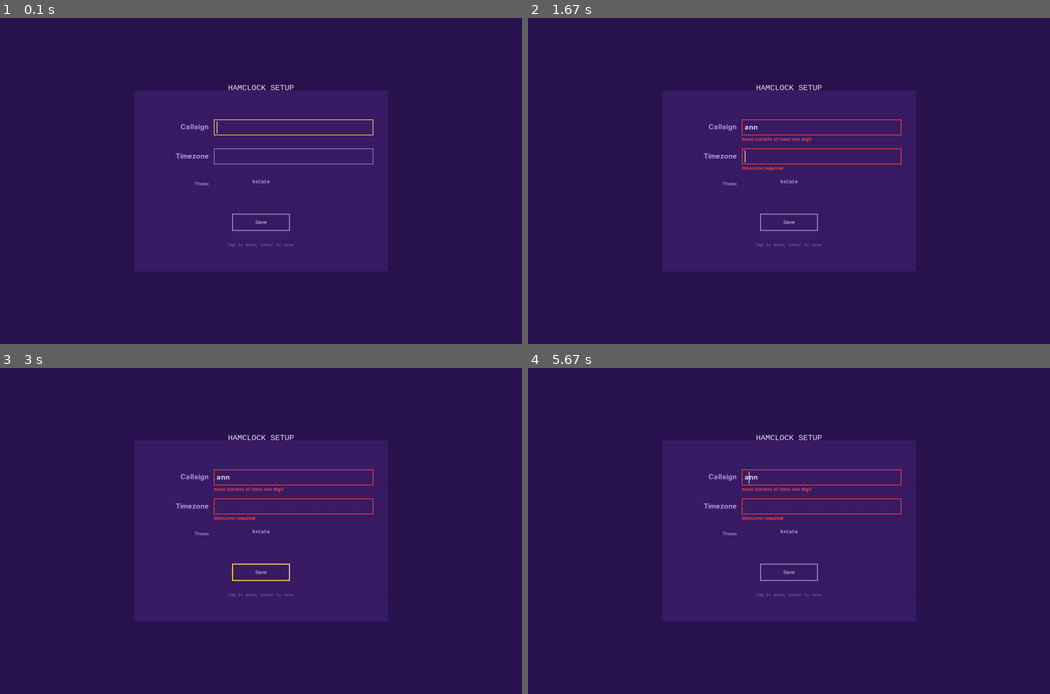
Above: before the commit, frames 1-4 (two rows, left to right).
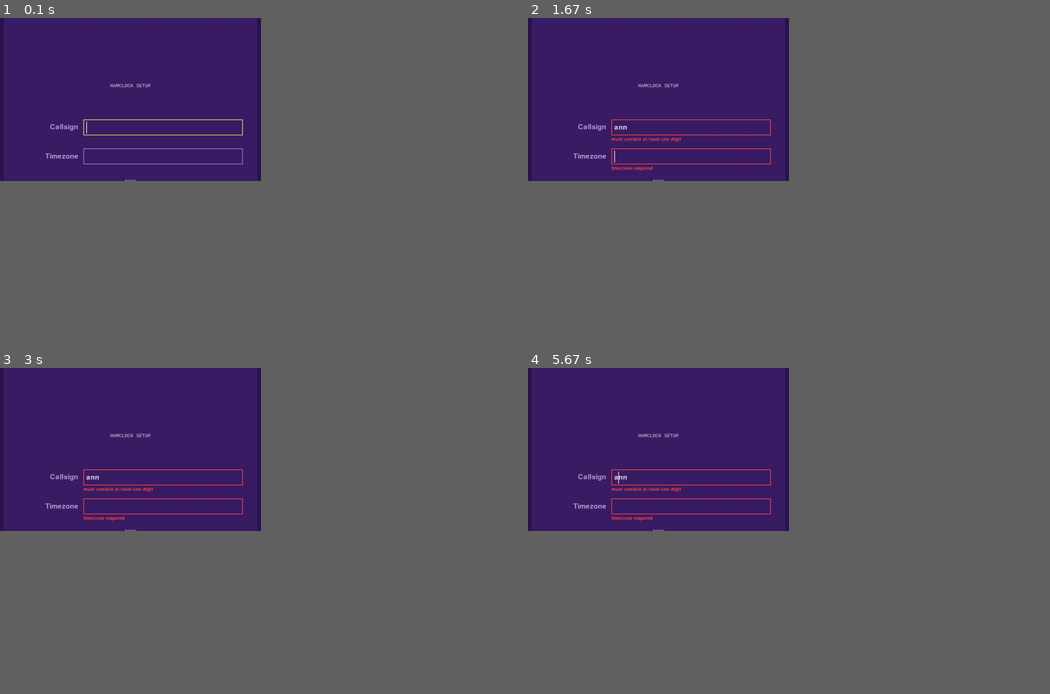
Above: after the commit, the same moments.

Repository: Atvriders/hamclock-pi1
Game: pygame game, started from hamclock_pygame.py
Same seed, same stepped clock (60 frames per second), same inputs: the game is played once before the commit and once after it.
Inputs:
- Up to frame 1 (0.1 s): no input
- Up to frame 2 (1.67 s): type "ann" at 0.33 s; tap Enter at 0.67 s; hold Up 0.88-1.35 s; hold Down from 1.43 s (still down)
- Up to frame 3 (3 s): release Down at 1.73 s; hold Up 1.77-2.13 s; tap Enter at 2.17 s; hold Down 2.5-2.87 s; hold Up from 2.9 s (still down)
- Up to frame 4 (5.67 s): release Up at 3.2 s; hold Down 3.23-3.53 s; hold Left 3.57-3.97 s; hold Up 4-4.37 s; hold Down 5.07-5.43 s; hold Left from 5.47 s (still down)
In our replay, the window is 900x562 before the commit and 450x281 after it. These sizes can differ from the game's own. Grey fills any space a smaller window leaves; there, only what the larger window draws over its background counts as a difference.

The runs differ from the first frame. In frame 1, 1.6% of the frame differs, in the area x 8-72%, y 20-71%; in frame 2, 2.0%; in frame 3, 2.0%; in frame 4, 2.0%.

Commit message:
perf(2a): render at 720x450; HVS upscales to 1440x900; halve fonts; MUF rasterize 360

Diff:
--- a/hamclock_pygame.py
+++ b/hamclock_pygame.py
@@ -596,8 +596,8 @@
 
 HF_BANDS = ['160m', '80m', '60m', '40m', '30m', '20m', '17m', '15m', '12m', '10m']
 
-SCREEN_W = 1440
-SCREEN_H = 900
+SCREEN_W = 720    # Tier 2a: native render at 720x450; BCM2835 HVS upscales to 1440x900 in firmware
+SCREEN_H = 450
 
 # ---- Phase 1b: layout / counts / string / solar caches ----
 # Item 5: panel rect grid is recomputed only when screen size changes; every
@@ -792,10 +792,9 @@
 def _make_fonts():
     """Build the fonts dict. Falls back to default font if SysFont fails.
 
-    Includes 'tiny' (size 11) used by draw_image's loading placeholder so
-    the inline pygame.font.Font(None, 18) per-frame allocation is gone.
-    Also clears the module-level _glyph_cache so stale renders from a
-    previous font set cannot leak through (Task 1.3).
+    Sizes are tuned for the Tier 2a 720x450 native framebuffer (HVS upscales
+    to 1440x900 on Pi 1 / VideoCore IV). A 'tiny' font at 8 px renders
+    pleasantly at 16 px effective on the HDMI output.
     """
     # Ensure font subsystem is up; callers (incl. recovery-overlay tests) may
     # only have initialized pygame.display, leaving pygame.font uninitialized.
@@ -815,20 +814,19 @@
     _glyph_cache.clear()
     _font_aa.clear()
     fonts = {
-        'title': mk(22),
-        'panel': mk(14),
-        'body': mk(14),
-        'label': mk(12),
-        'small': mk(11),
-        'tiny': mk(11),
+        'title': mk(13),    # was 22
+        'panel': mk(9),     # was 14
+        'body':  mk(9),     # was 14
+        'label': mk(8),     # was 12
+        'small': mk(7),     # was 11
+        'tiny':  mk(7),     # was 11
     }
-    # Tier-1a perf: AA only on 'title' (22 px). On a 700 MHz armv6 the AA
-    # glyph path is 5-10x flat render; body/panel/label/small/tiny (<=14 px)
-    # look acceptable without it and AA-off compositing is much cheaper.
-    # Side-channel via id() because pygame.font.Font rejects attribute
-    # assignment.
-    for _name, _f in fonts.items():
-        _font_aa[id(_f)] = (_name == 'title')
+    # Tier-1a perf: AA only on 'title'. On a 700 MHz armv6 the AA glyph path
+    # is 5-10x flat render; body/panel/label/small/tiny look acceptable
+    # without it and AA-off compositing is much cheaper. Side-channel via
+    # id() because pygame.font.Font rejects attribute assignment.
+    for name, f in fonts.items():
+        _font_aa[id(f)] = (name == 'title')
     return fonts
 
 
@@ -1482,7 +1480,7 @@
                             break
 
             sw, sh = screen.get_size()
-            # Tier-0 perf: only memset the whole 1440x900 framebuffer when this
+            # Tier-0 perf: only memset the whole 720x450 framebuffer when this
             # frame will end in a full display.flip(). The dirty-rect helper
             # signals "full flip" on first frame, tab change, or pending flag;
             # peek at the same predicate here (without mutating state) so we
--- a/server.py
+++ b/server.py
@@ -57,10 +57,11 @@
     """Render the KC2G MUF SVG to PNG in a subprocess so the multi-second
     render does not block the request thread or the background fetcher.
 
-    output_width=720 because the MUF panel is ~720x420 in the 1440x900
-    layout; rendering at native panel width halves cairo's CPU cost vs.
-    full screen. cairosvg.svg2png preserves aspect ratio when only
-    output_width is given — the 1526x905 SVG becomes 720x427 PNG.
+    output_width=360 because the MUF panel is ~360x210 in the Tier 2a
+    720x450 native framebuffer (HVS upscales to 1440x900); rendering at
+    native panel width halves cairo's CPU cost vs. the prior 720 width.
+    cairosvg.svg2png preserves aspect ratio when only output_width is
+    given — the 1526x905 SVG becomes 360x213 PNG.
 
     cpulimit caps the subprocess to 50% of one core so the render loop
     keeps its frame budget even mid-rasterize. nice -n 19 alone is
@@ -77,7 +78,7 @@
              'python3', '-c',
              'import sys, cairosvg; cairosvg.svg2png('
              'bytestring=sys.stdin.buffer.read(), '
-             'output_width=720, write_to=sys.stdout.buffer)'],
+             'output_width=360, write_to=sys.stdout.buffer)'],
             input=svg_bytes,
             capture_output=True,
             timeout=PHASE2_TIMEOUT_S,
--- a/tests/test_muf_rasterize.py
+++ b/tests/test_muf_rasterize.py
@@ -58,7 +58,7 @@
     assert captured['argv'][6] == '-c'
     one_liner = captured['argv'][7]
     assert 'cairosvg.svg2png' in one_liner
-    assert 'output_width=720' in one_liner
+    assert 'output_width=360' in one_liner
     assert 'sys.stdin.buffer.read()' in one_liner
     assert 'sys.stdout.buffer' in one_liner
     # stdin contains the SVG bytes
--- a/tests/test_perf_alloc.py
+++ b/tests/test_perf_alloc.py
@@ -240,9 +240,9 @@
                  'prev_data_refresh': 0.0, 'prev_image_refresh': 0.0,
                  'full_flip_pending': True}
         panel_rects = {
-            'header': pygame.Rect(0, 0, 1440, 30),
-            'status': pygame.Rect(0, 880, 1440, 20),
-            'solar': pygame.Rect(0, 30, 280, 200),
+            'header': pygame.Rect(0, 0, 720, 30),
+            'status': pygame.Rect(0, 430, 720, 20),
+            'solar': pygame.Rect(0, 30, 140, 100),
         }
         dirty = hamclock_pygame._compute_dirty_rects(
             state, panel_rects, active_tab='drap',
@@ -263,9 +263,9 @@
                  'prev_data_refresh': 0.0, 'prev_image_refresh': 0.0,
                  'full_flip_pending': False}
         panel_rects = {
-            'header': pygame.Rect(0, 0, 1440, 30),
-            'status': pygame.Rect(0, 880, 1440, 20),
-            'solar': pygame.Rect(0, 30, 280, 200),
+            'header': pygame.Rect(0, 0, 720, 30),
+            'status': pygame.Rect(0, 430, 720, 20),
+            'solar': pygame.Rect(0, 30, 140, 100),
         }
         dirty = hamclock_pygame._compute_dirty_rects(
             state, panel_rects, active_tab='drap',
@@ -286,7 +286,7 @@
         state = {'prev_active_tab': 'drap', 'prev_second': 1000,
                  'prev_data_refresh': 0.0, 'prev_image_refresh': 0.0,
                  'full_flip_pending': False}
-        panel_rects = {'header': pygame.Rect(0, 0, 1440, 30)}
+        panel_rects = {'header': pygame.Rect(0, 0, 720, 30)}
         dirty = hamclock_pygame._compute_dirty_rects(
             state, panel_rects, active_tab='aurora',
             now_sec=1000, data_refresh=0.0, image_refresh=0.0)
@@ -335,10 +335,10 @@
         hamclock_pygame._glyph_cache.clear()
         raw_fonts = hamclock_pygame._make_fonts()
         fonts = {k: _CountingFont(v) for k, v in raw_fonts.items()}
-        screen = pygame.Surface((1440, 900))
+        screen = pygame.Surface((720, 450))
         src_img = pygame.Surface((800, 600))
-        rect_sdo = pygame.Rect(0, 30, 280, 250)
-        rect_prop = pygame.Rect(1100, 600, 340, 280)
+        rect_sdo = pygame.Rect(0, 30, 140, 125)
+        rect_prop = pygame.Rect(550, 300, 170, 140)
 
         # Reset render counter AFTER fonts built (SysFont init may call render).
         calls['render'] = 0
@@ -367,7 +367,7 @@
 
 def test_no_full_screen_fill_on_steady_state_frames():
     """Tier-0 perf bug: an unconditional `screen.fill(theme['bg'])` near the
-    top of _run_render_loop's body memsets the entire 1440x900 framebuffer
+    top of _run_render_loop's body memsets the entire 720x450 framebuffer
     every frame, defeating the dirty-rect partial-update path.
 
     Catch the regression statically: the render body must NOT contain a
@@ -408,7 +408,7 @@
     cached fonts (no per-call Font allocation)."""
     import pygame
     pygame.display.init()
-    screen = pygame.display.set_mode((1440, 900))
+    screen = pygame.display.set_mode((720, 450))
     import hamclock_pygame as hp
 
     seen = {"recovering": 0}
--- a/tests/test_phase1b_perf.py
+++ b/tests/test_phase1b_perf.py
@@ -118,7 +118,7 @@
             for k in list(cache.keys()):
                 cache[k] = None if k in ("size", "ts", "key") else cache[k]
 
-    screen = pygame.display.set_mode((1440, 900))
+    screen = pygame.display.set_mode((720, 450))
     raw_fonts = hp._make_fonts()
 
     render_counter = [0]
--- a/tests/test_probe_script.py
+++ b/tests/test_probe_script.py
@@ -38,7 +38,7 @@
     assert "set_mode" in body, "probe must call set_mode (init alone gives false positives)"
     assert "pygame.display.flip" in body or ".flip()" in body, "probe must call flip"
     assert "FULLSCREEN" in body
-    assert "1440, 900" in body
+    assert "720, 450" in body
 
 
 def test_probe_script_logs_keyboard_layout():
--- /dev/null
+++ b/tests/test_tier2a_resolution.py
@@ -0,0 +1,43 @@
+"""Tier 2a: framebuffer is 720x450; HDMI scanout is hardware-upscaled by HVS."""
+import re
+from pathlib import Path
+
+REPO = Path("/home/kasm-user/hamclock-pi1")
+
+
+def test_screen_constants_are_720x450():
+    import hamclock_pygame as hp
+    assert hp.SCREEN_W == 720, "Tier 2a: SCREEN_W must be 720"
+    assert hp.SCREEN_H == 450, "Tier 2a: SCREEN_H must be 450"
+
+
+def test_fonts_resized_for_720x450():
+    """Font 'tiny' must be <=8 px to render legibly at 720x450 native."""
+    import pygame, hamclock_pygame as hp
+    pygame.init()
+    try:
+        fonts = hp._make_fonts()
+        # Use ascent or get_height; a font we asked for size 7 has height ~10 px
+        assert fonts['tiny'].get_height() <= 14, \
+            'tiny font too tall for 720x450 (got %d)' % fonts['tiny'].get_height()
+    finally:
+        pygame.quit()
+
+
+def test_installer_sets_framebuffer_720x450():
+    body = (REPO / "kiosk-install.sh").read_text()
+    assert 'framebuffer_width=720' in body
+    assert 'framebuffer_height=450' in body
+    obody = (REPO / "offline-install.sh").read_text()
+    assert 'framebuffer_width=720' in obody
+    assert 'framebuffer_height=450' in obody
+
+
+def test_muf_rasterize_width_is_360():
+    """MUF panel at 720x450 layout is ~360 px wide; rasterize narrower."""
+    body = (REPO / "server.py").read_text()
+    assert 'output_width=360' in body, \
+        'Tier 2a: server.py _rasterize_muf must use output_width=360'
+    obody = (REPO / "offline-install.sh").read_text()
+    assert 'output_width=360' in obody, \
+        'Tier 2a: offline-install.sh embedded _rasterize_muf must use output_width=360'
Not shown, changed: kiosk-install.sh
Not shown, changed: offline-install.sh
Not shown, changed: scripts/probe_sdl_backends.sh
